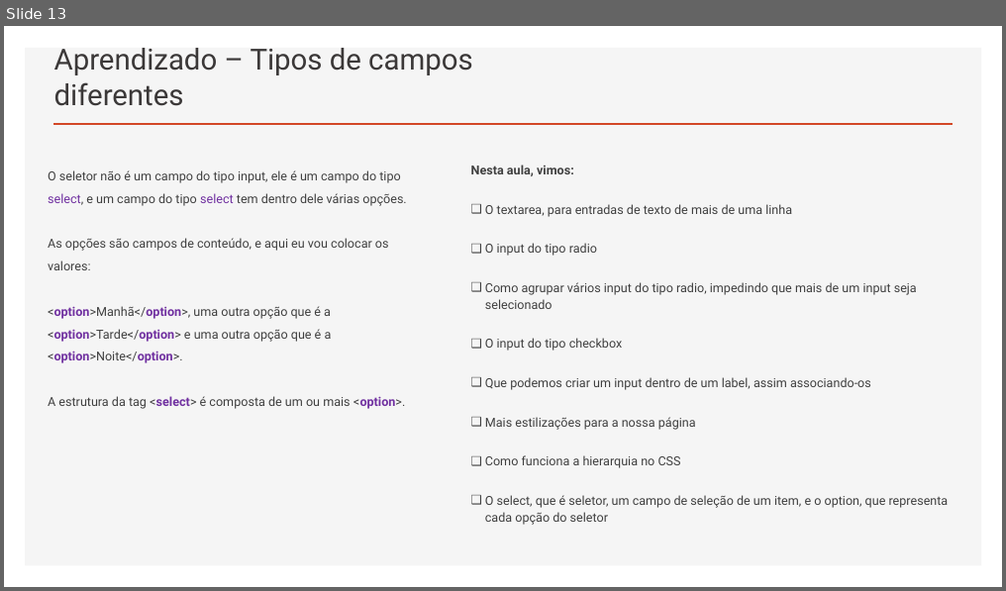
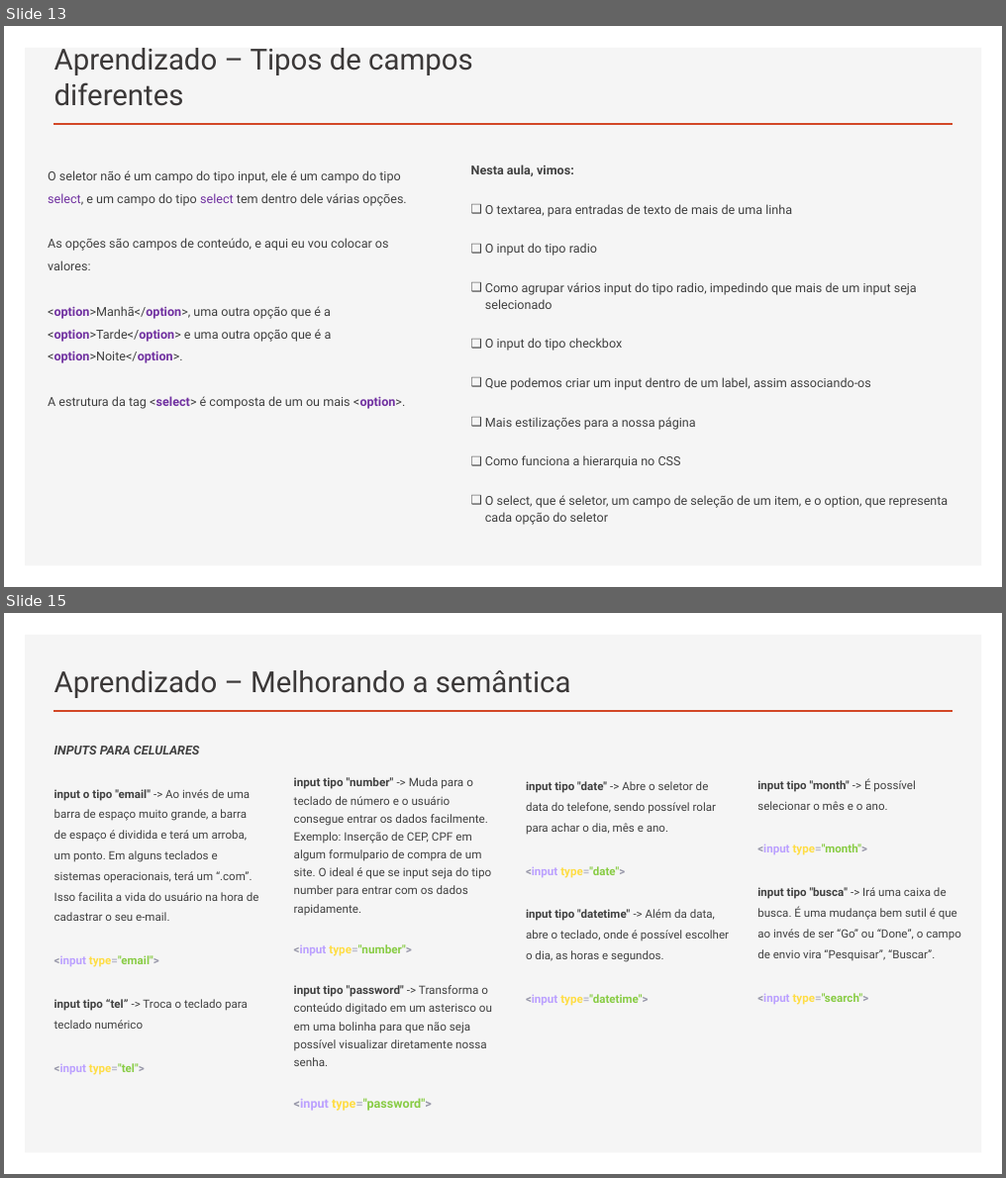
Before and after one commit to RaizaCirne/app-flex, a slide deck: Trilhas/[Iniciante em Programação T5 - ONE]/Material/05.HTML5_e_CSS3-parte_3.pptx. Shown one above the other, each under a label of ours: slide 13 before the commit, slides 13 and 15 after it; the slides between them are not shown. The pictures are 1006x591 and 1006x1178 pixels, drawn with LibreOffice and Linux fonts; fonts in the diff are those of the drawing. Boxes give left, top, right and bottom in pixels: in the first picture for what was removed or moved away, otherwise in the second. Text is boxed around its words. In the diff, an @@ line names an element or a change of style, - is before the commit and + after.

```diff
--- a/Trilhas/[Iniciante em Programação T5 - ONE]/Material/05.HTML5_e_CSS3-parte_3.pptx
+++ b/Trilhas/[Iniciante em Programação T5 - ONE]/Material/05.HTML5_e_CSS3-parte_3.pptx
@@ slide 15 added at (4,613,1002,1174), background #FFFFFF; not listed: 2 template elements that a slide beside it also shows @@
@@ title added at (54,670,571,698), 28 pt, text #3B3838 @@
+Aprendizado – Melhorando a semântica
@@ text added at (54,746,259,1075), 11 pt, text #404040 @@
+INPUTS PARA CELULARES
+input o tipo "email" -> Ao invés de uma barra de espaço muito grande, a barra de espaço é dividida e terá um arroba, um ponto. Em alguns teclados e sistemas operacionais, terá um “.com”. Isso facilita a vida do usuário na hora de cadastrar o seu e-mail.
+<input type="email">
+input tipo “tel” -> Troca o teclado para teclado numérico
+<input type="tel">
@@ text added at (294,777,492,1111), 11.1 pt, text #404040 @@
+input tipo "number" -> Muda para o teclado de número e o usuário consegue entrar os dados facilmente. Exemplo: Inserção de CEP, CPF em algum formulpario de compra de um site. O ideal é que se input seja do tipo number para entrar com os dados rapidamente.
+<input type="number">
+input tipo "password" -> Transforma o conteúdo digitado em um asterisco ou em uma bolinha para que não seja possível visualizar diretamente nossa senha.
+<input type="password">
@@ text added at (294,777,867,1006), 11 pt, text #404040 @@
+input tipo "date" -> Abre o seletor de data do telefone, sendo possível rolar para achar o dia, mês e ano.
+<input type="date">
+input tipo "datetime" -> Além da data, abre o teclado, onde é possível escolher o dia, as horas e segundos.
+<input type="datetime">
@@ text added at (757,778,961,1005), 11 pt, text #404040 @@
+input tipo "month" -> É possível selecionar o mês e o ano.
+<input type="month">
+input tipo "busca" -> Irá uma caixa de busca. É uma mudança bem sutil é que ao invés de ser “Go” ou “Done”, o campo de envio vira “Pesquisar”, “Buscar”.
+<input type="search">
```
Also in this commit, not shown: 7 other slides added.
